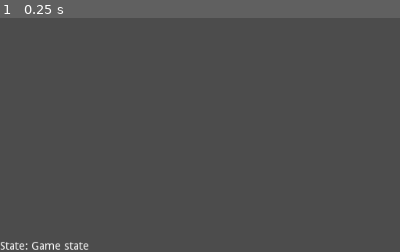
Above: before the commit, frame 1.
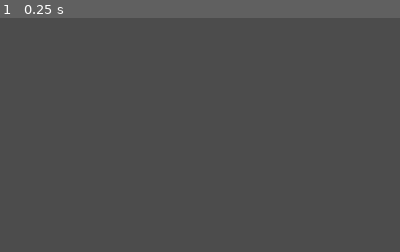
Above: after the commit, the same moment.

Repository: Shoes01/souls-1
Game: Godot game, scene res://Main.tscn
Two runs of this game, one before a commit and one after it. Both use one fixed random seed, a clock stepped at 60 frames per second and the inputs below.
Inputs:
- Up to frame 1 (0.25 s): no input
The pictures show only the part of the screen within x 0-50%, y 50-100%; the shares and areas given below are measured in that part.

The runs differ from the first frame. In frame 1, 0.4% of the frame differs, in the area x 0-23%, y 95-100%.

Commit message:
Display soul in Character menu

Diff:
--- a/Debug.gd
+++ b/Debug.gd
@@ -2,7 +2,7 @@
 
 
 func _on_game_state_has_changed() -> void:
-	var text = ""
+	var text := ""
 
 	if Global.game_state[-1] == Global.State.STATE_GAME: text = "State: Game state"
 	if Global.game_state[-1] == Global.State.STATE_MENU: text = "State: Menu state"
--- a/Main.tscn
+++ b/Main.tscn
@@ -22,6 +22,7 @@
 visible = false
 
 [node name="Debug" type="Control" parent="."]
+visible = false
 anchor_right = 1.0
 anchor_bottom = 1.0
 script = ExtResource( 6 )
--- a/actor/Soul.gd
+++ b/actor/Soul.gd
@@ -11,6 +11,19 @@
 
 func get_soul() -> Array:
 	return soul
+
+
+func get_soul_string() -> String:
+	var soul_string: String = ""
+	for x in range(0, len(soul)):
+		soul_string += "["
+		for y in range(0, len(soul[0])):
+			var string: String = "%4d, " % soul[x][y]
+			soul_string += string
+		soul_string.erase(soul_string.length() - 2, 2)
+		soul_string += "]\n"
+
+	return soul_string
 
 
 func set_soul(value: Array) -> void:
--- a/ui/CharacterMenu.gd
+++ b/ui/CharacterMenu.gd
@@ -1,13 +1,16 @@
 extends Control
 
 
-onready var body = $Panel/RichTextLabel
+onready var body: Node = $Panel/RichTextLabel
 
 
 func open_menu(actor: Actor) -> void:
 	var text : String
 
-	text = actor.job.get_name()
+	var job_name: String = actor.job.get_name()
+	var soul: String = actor.soul.get_soul_string()
+
+	text = job_name + "\n" + soul
 
 	body.set_text(text)
 
Not shown, changed: TODO.md
